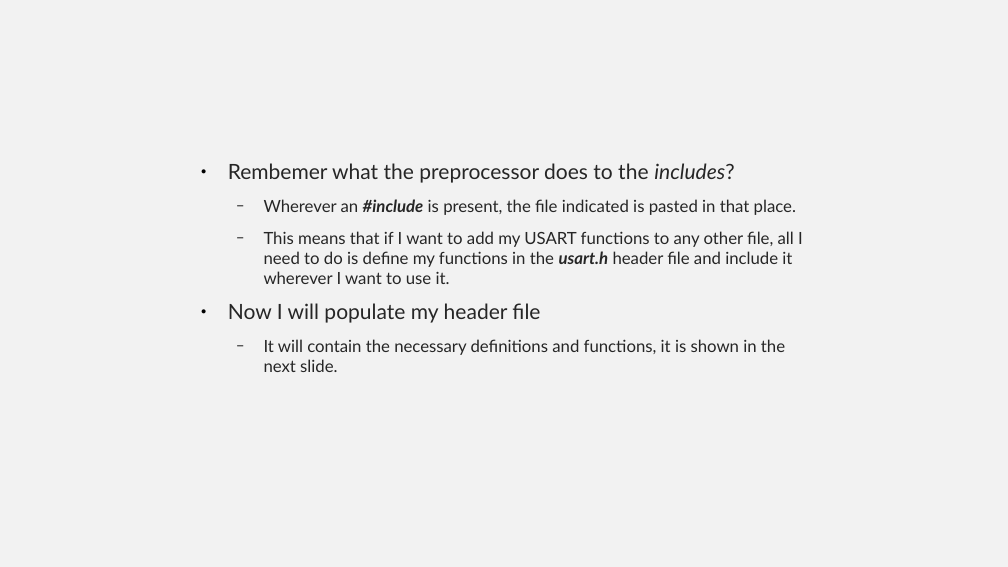
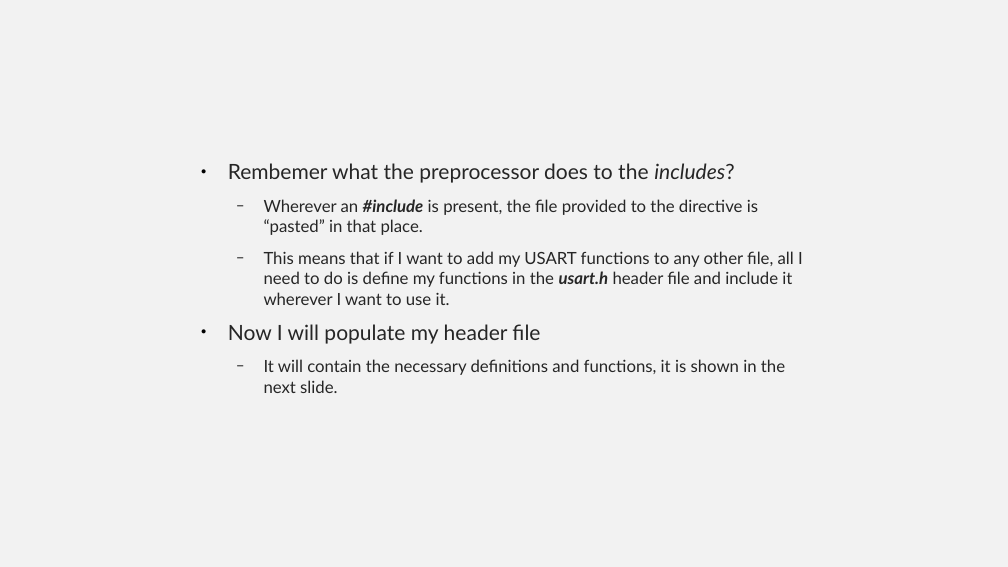
Before and after one commit to Equihua2211/I7266, a slide deck: slide 27 of 001_Slides/08_UART-USART.odp. Drawn at 1008x567 pixels with LibreOffice and Linux fonts; fonts in the diff are those of the drawing. Boxes give left, top, right and bottom in pixels: in the first picture for what was removed or moved away, otherwise in the second. Text is boxed around its words. In the diff, an @@ line names an element or a change of style, - is before the commit and + after.

```diff
--- a/001_Slides/08_UART-USART.odp
+++ b/001_Slides/08_UART-USART.odp
@@ text at <box>264,199,758,235</box>: text changed @@
-  − Wherever an #include is present, the file indicated is pasted in that place.
+  − Wherever an #include is present, the file provided to the directive is “pasted” in that place.
```
Also in this commit, not shown: 4 other slides changed, 18 slides added, 4 other files.
